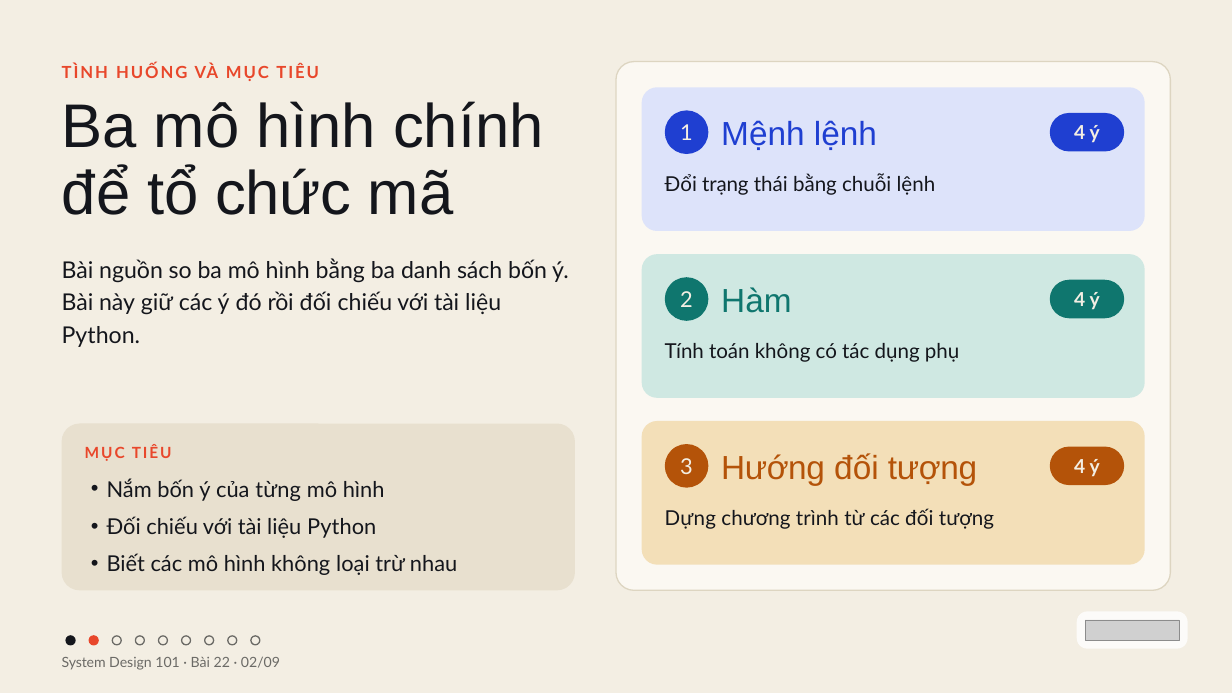
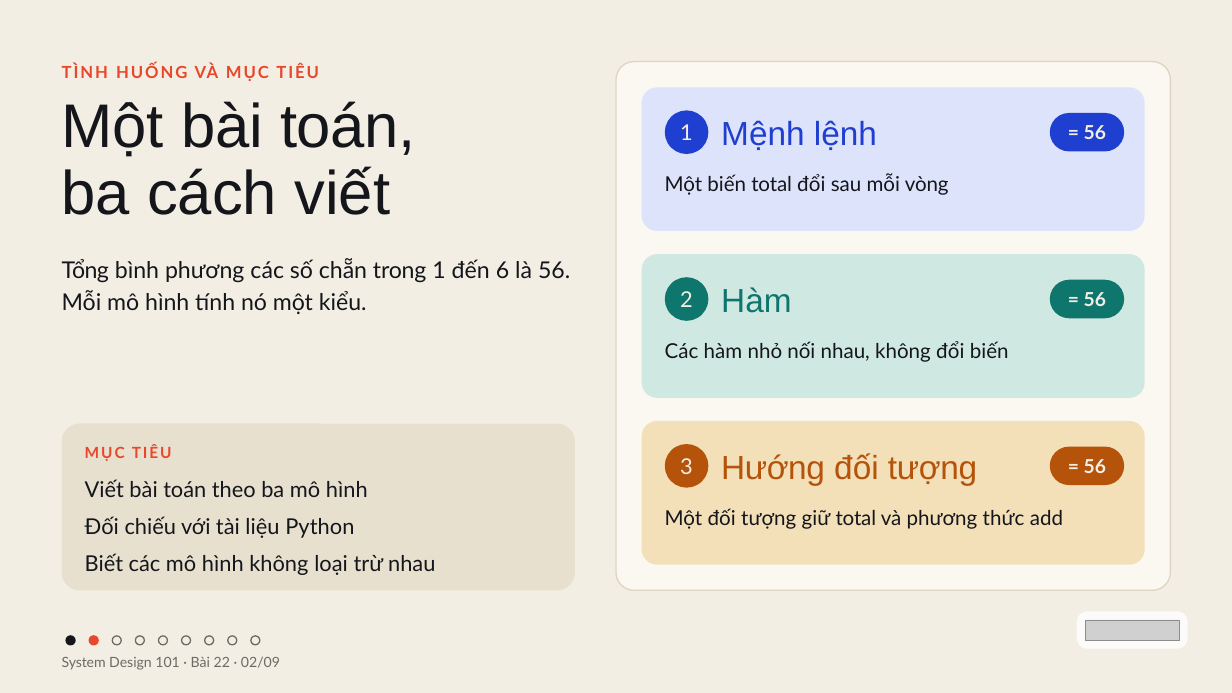
Before and after one commit to vohoailinh90/tool-marketing-studio, a slide deck: slide 2 of system-design-101/vi/lessons/sd-10-022/slides/sd-10-022.pptx. Drawn at 1232x693 pixels with LibreOffice and Linux fonts; fonts in the diff are those of the drawing; grey boxes stand for pictures. Boxes give left, top, right and bottom in pixels: in the first picture for what was removed or moved away, otherwise in the second. Text is boxed around its words. In the diff, an @@ line names an element or a change of style, - is before the commit and + after.

```diff
--- a/system-design-101/vi/lessons/sd-10-022/slides/sd-10-022.pptx
+++ b/system-design-101/vi/lessons/sd-10-022/slides/sd-10-022.pptx
@@ text at <box>62,101,416,215</box>: text changed @@
-Ba mô hình chính
-để tổ chức mã
+Một bài toán,
+ba cách viết
@@ text in rounded rectangle at <box>1084,125,1106,139</box>: text changed @@
-4 ý
+= 56
@@ text at <box>665,173,949,195</box>: text changed @@
-Đổi trạng thái bằng chuỗi lệnh
+Một biến total đổi sau mỗi vòng
@@ text at <box>62,258,570,314</box>: text changed @@
-Bài nguồn so ba mô hình bằng ba danh sách bốn ý. Bài này giữ các ý đó rồi đối chiếu với tài liệu Python.
+Tổng bình phương các số chẵn trong 1 đến 6 là 56. Mỗi mô hình tính nó một kiểu.
@@ text in rounded rectangle at <box>1084,292,1106,306</box>: text changed @@
-4 ý
+= 56
@@ text at <box>665,341,1009,362</box>: text changed @@
-Tính toán không có tác dụng phụ
+Các hàm nhỏ nối nhau, không đổi biến
@@ text at <box>85,479,368,497</box>: text changed @@
-• Nắm bốn ý của từng mô hình
+Viết bài toán theo ba mô hình
@@ text in rounded rectangle at <box>1084,459,1106,473</box>: text changed @@
-4 ý
+= 56
@@ text at <box>665,508,1063,529</box>: text changed @@
-Dựng chương trình từ các đối tượng
+Một đối tượng giữ total và phương thức add
@@ text at <box>85,516,435,575</box>: bullet • to none @@
```
Also in this commit, not shown: 8 other slides changed.
